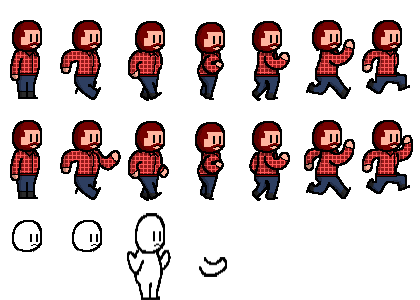
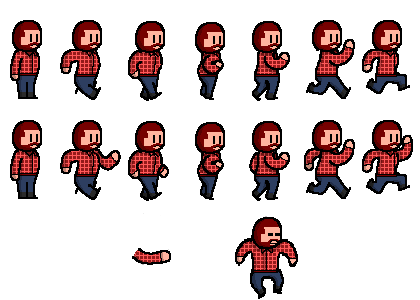
Layer changes from the first w=420, h=300 image to the second:
painted on "shading" over [134, 216, 283, 294]
painted on "outline" over [12, 213, 298, 300]
painted on "details" over [20, 91, 298, 273]
removed layer "Layer 16" over [20, 190, 96, 197]
painted on "coloring" over [12, 90, 298, 295]
